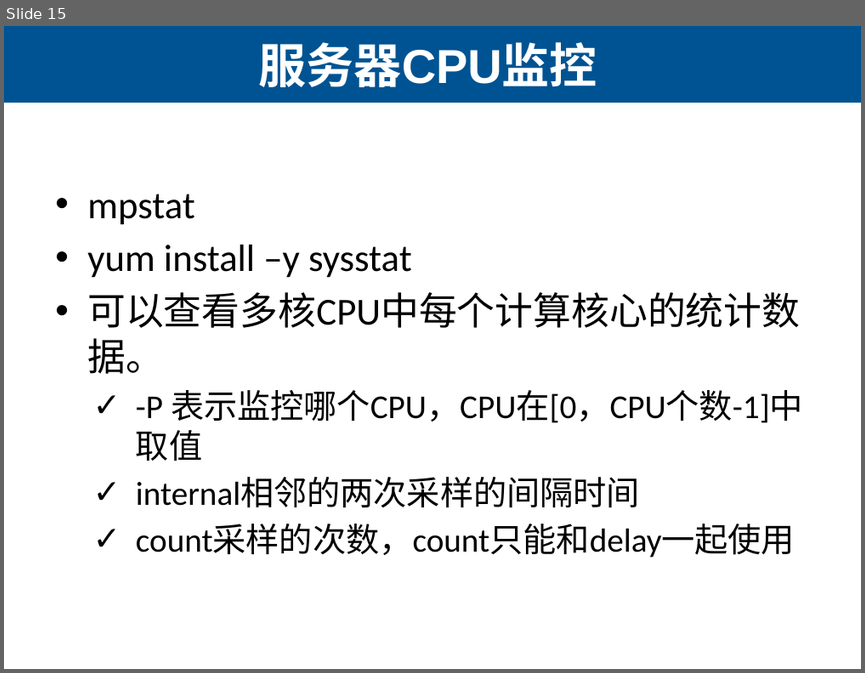
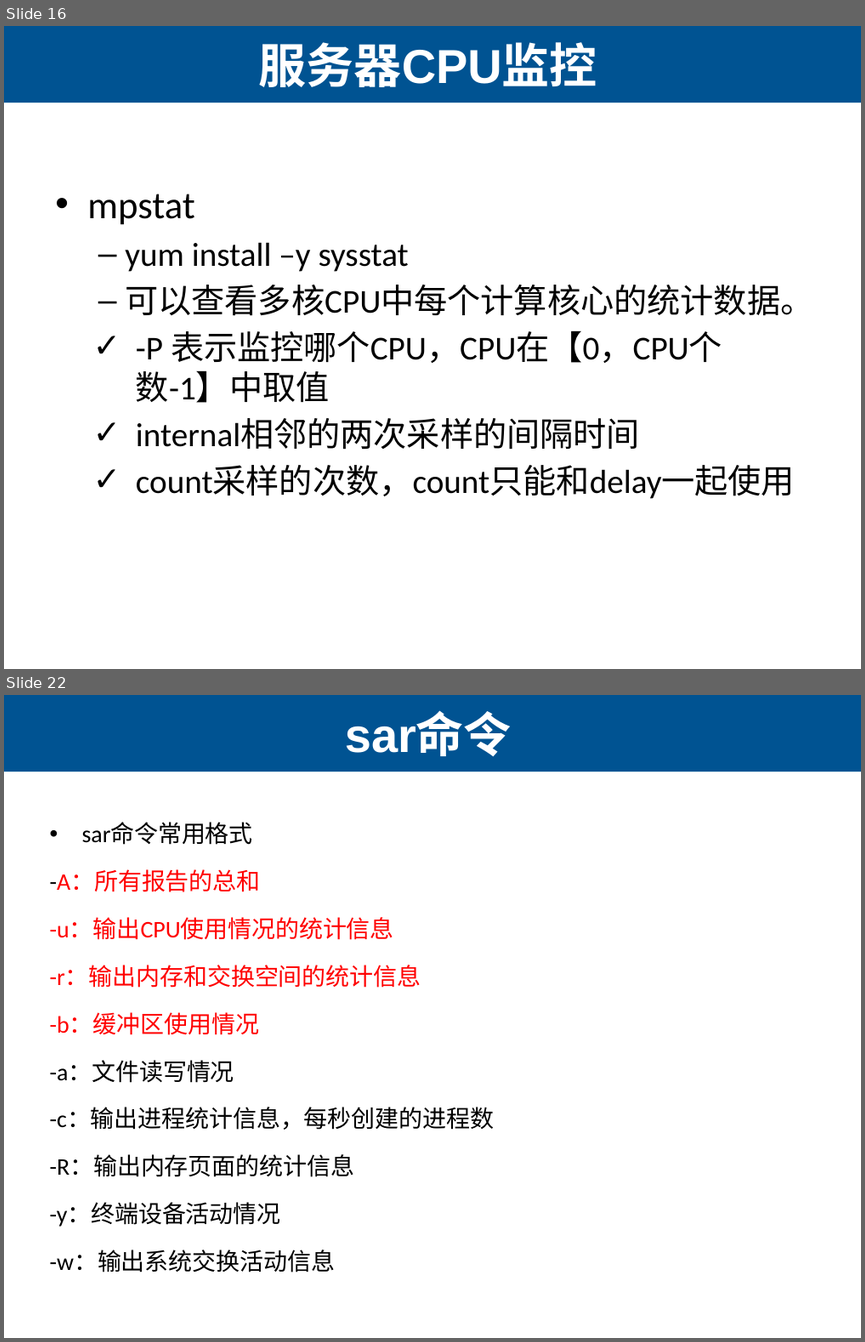
Before and after one commit to lihuanzhen/load-testing, a slide deck: 26 Linux服务器监控.pptx. Shown one above the other, each under a label of ours: slide 15 before the commit, slides 16 and 22 after it; the slides between them are not shown. The pictures are 865x673 and 865x1342 pixels, drawn with LibreOffice and Linux fonts; fonts in the diff are those of the drawing. Boxes give left, top, right and bottom in pixels: in the first picture for what was removed or moved away, otherwise in the second. Text is boxed around its words. In the diff, an @@ line names an element or a change of style, - is before the commit and + after.

Commit message:
数据库

```diff
--- a/26 Linux服务器监控.pptx
+++ b/26 Linux服务器监控.pptx
@@ slide 22 added at <box>4,695,861,1338</box>, background #CCE8CF; not listed: 1 template element that a slide beside it also shows @@
@@ title added at <box>345,715,511,756</box>, 40 pt, text #CCE8CF, bold @@
+sar命令
@@ text added at <box>50,823,494,1272</box>, 19.9 pt, text #000000 @@
+• sar命令常用格式
+-A：所有报告的总和
+-u：输出CPU使用情况的统计信息
+-r：输出内存和交换空间的统计信息
+-b：缓冲区使用情况
+-a：文件读写情况
+-c：输出进程统计信息，每秒创建的进程数
+-R：输出内存页面的统计信息
+-y：终端设备活动情况
+-w：输出系统交换活动信息
@@ what was slide 15 is now slide 16 @@
@@ slide 16 changed as well @@
@@ background #FFFFFF to #CCE8CF @@
@@ text at <box>125,242,813,316</box>: size 32 to 28 pt in "yum install –y sysstat", "可以查看多核CPU中每个计算核心的统计数据。"; bullet • to –; list level 1 to 2 in "yum install –y sysstat"; list level 1 to 2 in "可以查看多核CPU中每个计算核心的统计数据。" @@
@@ text at <box>136,330,722,403</box>: text changed @@
-  ✓ -P 表示监控哪个CPU，CPU在[0，CPU个数-1]中取值
+  ✓ -P 表示监控哪个CPU，CPU在【0，CPU个数-1】中取值
```
Also in this commit, not shown: 14 other slides changed, 18 other slides added, 3 other files.
